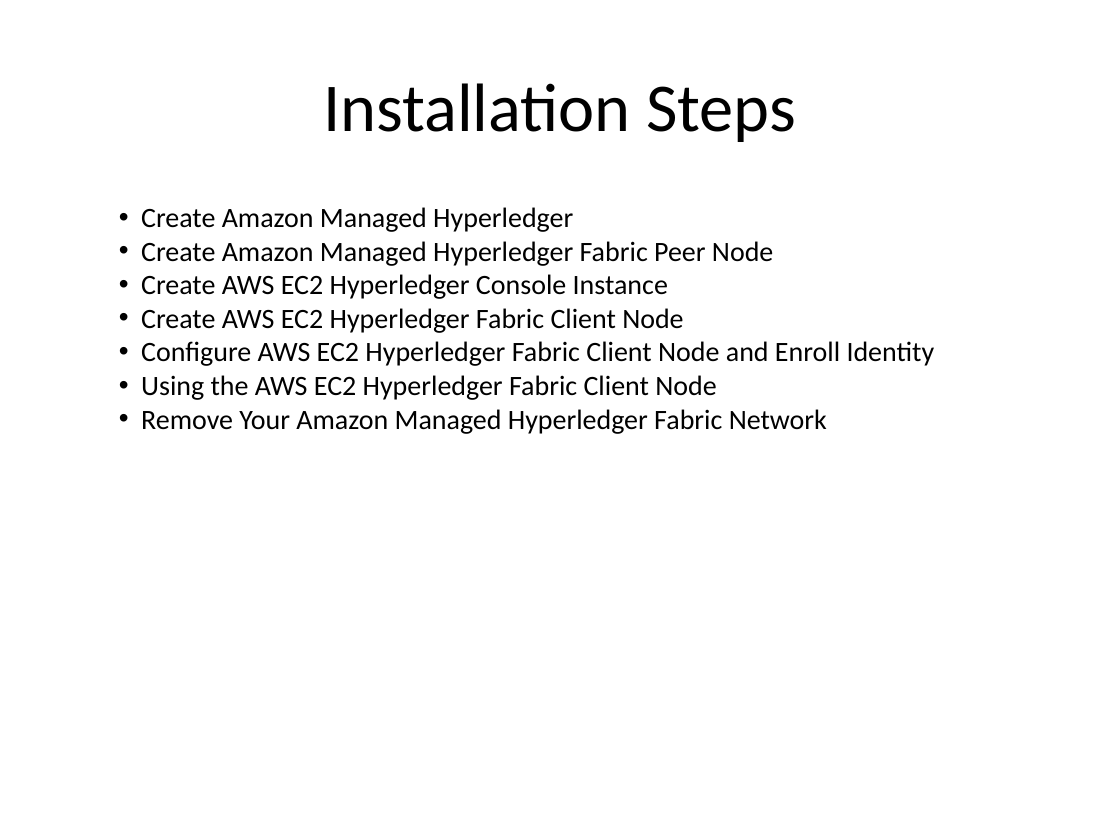
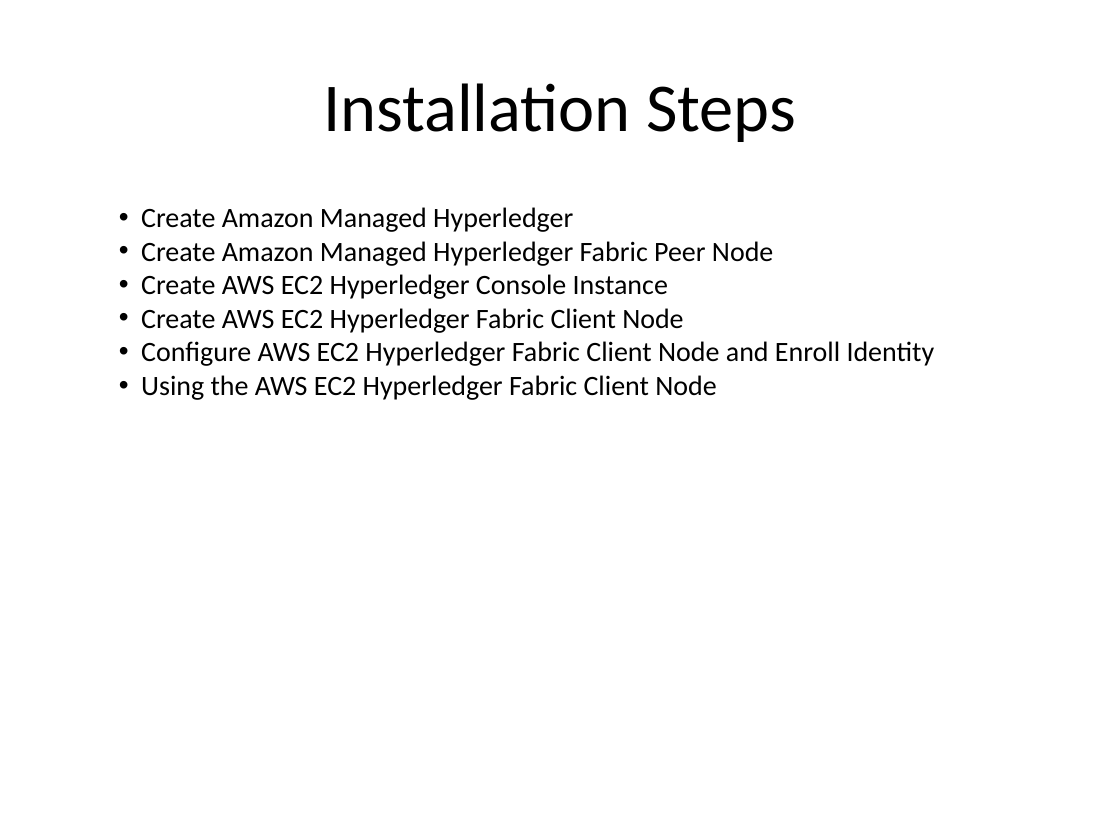
Before and after one commit to ProsperiaInc/aws-blockchain-fabric-quickstart, a slide deck: slide 7 of slides/AWS-Blockchain-Fabric-Quickstart.pptx (slide 6 before the commit). Drawn at 1120x840 pixels with LibreOffice and Linux fonts; fonts in the diff are those of the drawing; background and template pictures are left out. Boxes give left, top, right and bottom in pixels: in the first picture for what was removed or moved away, otherwise in the second. Text is boxed around its words. In the diff, an @@ line names an element or a change of style, - is before the commit and + after.

```diff
--- a/slides/AWS-Blockchain-Fabric-Quickstart.pptx
+++ b/slides/AWS-Blockchain-Fabric-Quickstart.pptx
@@ text at box(141, 409, 827, 434): paragraph removed @@
-• Remove Your Amazon Managed Hyperledger Fabric Network
```
Also in this commit, not shown: 2 other slides changed, 2 slides added, 1 slide removed.
